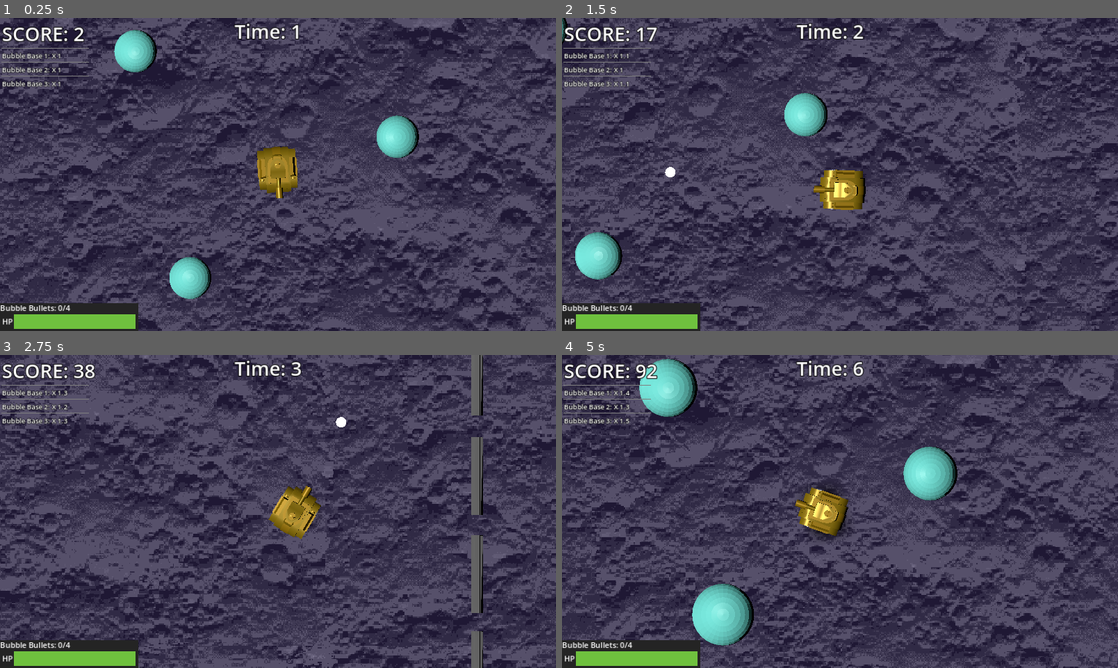
Above: before the commit, frames 1-4 (two rows, left to right).
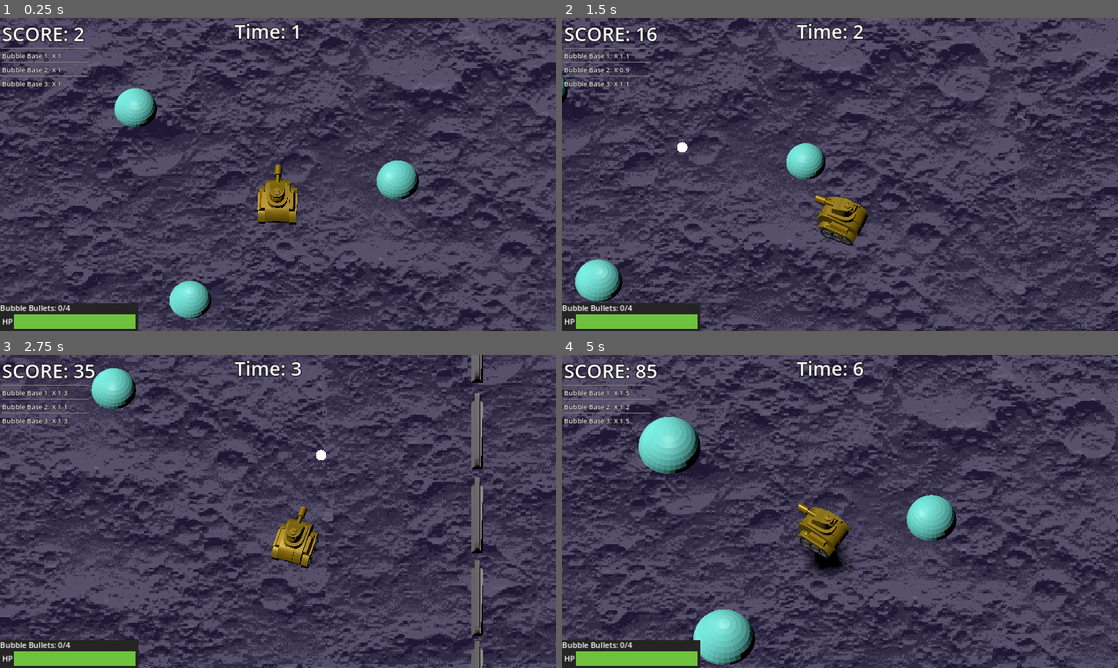
Above: after the commit, the same moments.

Repository: BlackBarman/GGJ_2025
Game: Godot game, scene res://Levels/level.tscn
The game is run twice, just before and just after one commit, with the same random seed, the same clock (stepped at 60 frames per second) and the same inputs.
Inputs (mouse positions are in pixels of both pictures, inside the frame that each line leads up to):
- Up to frame 1 (0.25 s): no input
- Up to frame 2 (1.5 s): tap Enter (ui_accept) at 0.5, 0.77 s; move the mouse to (962, 158) at 0.52 s; press the mouse at (962, 158) at 0.53 s; hold Right (ui_right) 0.53-1.28 s; move the mouse to (728, 190) at 1.27 s; release the mouse at (728, 190) at 1.28 s; hold Down (ui_down) from 1.28 s (still down); click (728, 190) at 1.35 s
- Up to frame 3 (2.75 s): tap Enter (ui_accept) at 1.52 s; move the mouse to (333, 442) at 2.02 s; release Down (ui_down) at 2.03 s; press the mouse at (333, 442) at 2.03 s; hold Right (ui_right) from 2.03 s (still down)
- Up to frame 4 (5 s): move the mouse to (812, 574) at 2.77 s; release Right (ui_right) at 2.78 s; release the mouse at (812, 574) at 2.78 s; hold Up (ui_up) 2.78-3.53 s; click (812, 574) at 2.85 s; tap Enter (ui_accept) at 3.02, 3.77, 4.52 s; move the mouse to (1006, 558) at 3.52 s; press the mouse at (1006, 558) at 3.53 s; hold Left (ui_left) from 3.53 s (still down); move the mouse to (673, 464) at 4.27 s; release the mouse at (673, 464) at 4.28 s; click (673, 464) at 4.35 s

The runs differ from the first frame. In frame 1, 38% of the frame differs, in the area x 0-100%, y 0-100%; in frame 2, 36%; in frame 3, 36%; in frame 4, 40%.

Commit message:
changed camera

Diff:
--- a/ggj_2025/LevelIngredients/PixelShader/part03/camera_3d_texel_snapped3.gd
+++ b/ggj_2025/LevelIngredients/PixelShader/part03/camera_3d_texel_snapped3.gd
@@ -27,7 +27,7 @@
 		var new_position2 = global_position.lerp(character.global_position, speed*delta)
 		global_position.x = new_position2.x
 		global_position.z = new_position2.z
-		$"../../castCamera".global_position.x = new_position2.x
+		$"../../castCamera".global_position.x = new_position2.x-6
 		$"../../castCamera".global_position.z = new_position2.z
 	# rotation changes the snap space
 	if global_rotation != _prev_rotation:
--- a/ggj_2025/Levels/level.tscn
+++ b/ggj_2025/Levels/level.tscn
@@ -51,15 +51,14 @@
 bubble_base_2 = NodePath("../BubbleBase2")
 bubble_base_3 = NodePath("../BubbleBase3")
 
-[node name="CharacterBody3D" parent="." node_paths=PackedStringArray("camera", "cast_camera") groups=["PlayerGroup"] instance=ExtResource("6_81aot")]
+[node name="CharacterBody3D" parent="." node_paths=PackedStringArray("cast_camera") groups=["PlayerGroup"] instance=ExtResource("6_81aot")]
 transform = Transform3D(1, 0, 0, 0, 1, 0, 0, 0, 1, 0, 0.5, 0)
 collision_layer = 13
 collision_mask = 13
-camera = NodePath("../SubViewport/Camera3D")
 cast_camera = NodePath("../castCamera")
 
 [node name="castCamera" type="Camera3D" parent="."]
-transform = Transform3D(-4.37114e-08, 1, 4.37114e-08, 0, -4.37114e-08, 1, 1, 4.37114e-08, 1.91069e-15, 0, 21.9307, 0)
+transform = Transform3D(-3.68716e-08, 0.843523, -0.537094, -2.34771e-08, 0.537094, 0.843523, 1, 4.37114e-08, 5.32907e-15, -1.76907, 12.3987, 0)
 projection = 1
 size = 15.028
 
Not shown: 1 places in ggj_2025/Levels/level.tscn that only renumber resources
